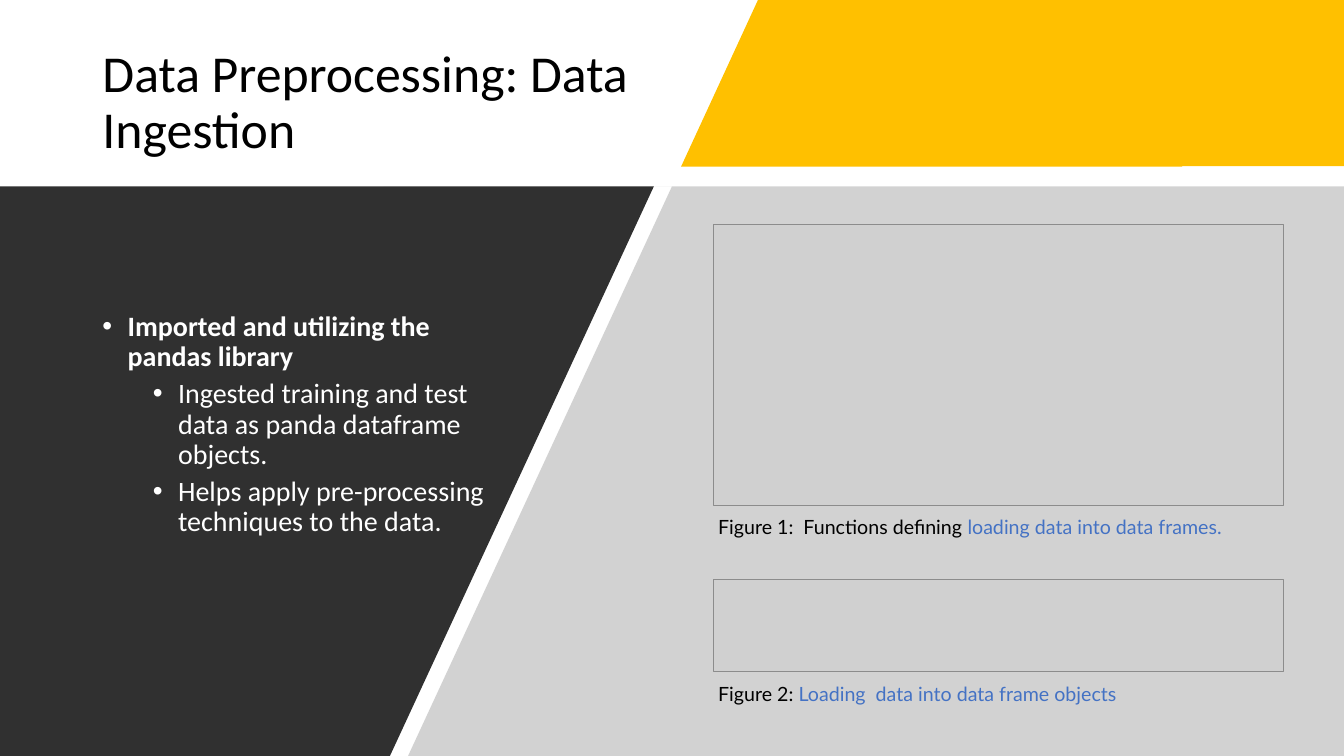
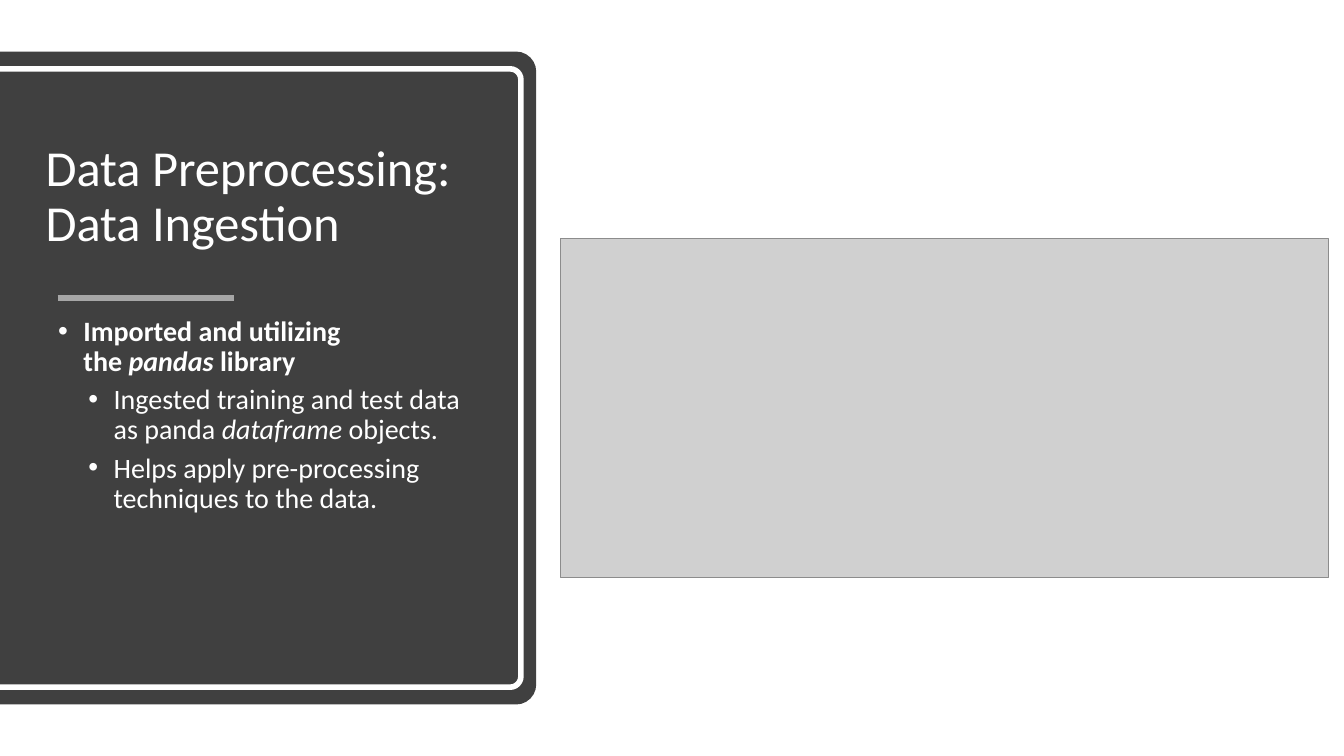
Before and after one commit to suong4554/Data-Mining-PolyU, a slide deck: slide 4 of Presentation.pptx. Drawn at 1344x756 pixels with LibreOffice and Linux fonts; fonts in the diff are those of the drawing; grey boxes stand for pictures. Boxes give left, top, right and bottom in pixels: in the first picture for what was removed or moved away, otherwise in the second. Text is boxed around its words. In the diff, an @@ line names an element or a change of style, - is before the commit and + after.

```diff
--- a/Presentation.pptx
+++ b/Presentation.pptx
@@ freeform shape removed at (682,0,1344,166) @@
@@ round same rect added at (0,51,536,705), fill #404040 @@
@@ round same rect added at (0,69,521,687), outline #FFFFFF 4 pt @@
@@ title "Data Preprocessing: Data Ingestion": place and size @@
-title "Data Preprocessing: Data Ingestion" at (102,56,628,157)
+title "Data Preprocessing: Data Ingestion" at (46,151,451,250)
@@ title "Data Preprocessing: Data Ingestion" at (46,151,451,250): size 37 to 36 pt, text colour #000000 to #FFFFFF @@
@@ freeform shape removed at (0,187,654,756) @@
@@ freeform shape removed at (384,187,1344,756) @@
@@ picture: place and size @@
-picture at (714,225,1284,505)
+picture at (561,239,1328,578)
@@ line added from (57, 298) to (234, 298), #A6A6A6 4 pt @@
@@ text "Imported and utilizing the pandas ...": place and size @@
-text "Imported and utilizing the pandas ..." at (128,316,484,536)
+text "Imported and utilizing the pandas ..." at (83,321,459,513)
@@ text "Imported and utilizing the pandas ..." at (83,321,459,513): italic on in "pandas", "dataframe"; indent changed; more space between paragraphs; vertical alignment middle to top @@
@@ text removed at (718,519,1221,538) @@
-Figure 1: Functions defining loading data into data frames.
@@ picture removed at (714,580,1284,671) @@
@@ text removed at (718,686,1116,705) @@
-Figure 2: Loading data into data frame objects
```
Also in this commit, not shown: 4 other slides changed, 15 slides added, 4 slides removed.
